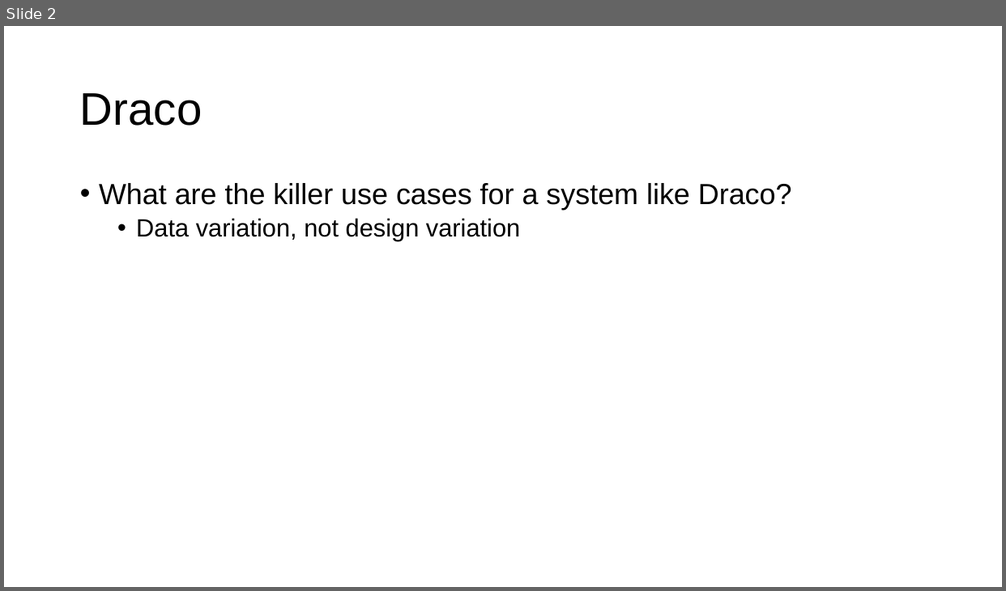
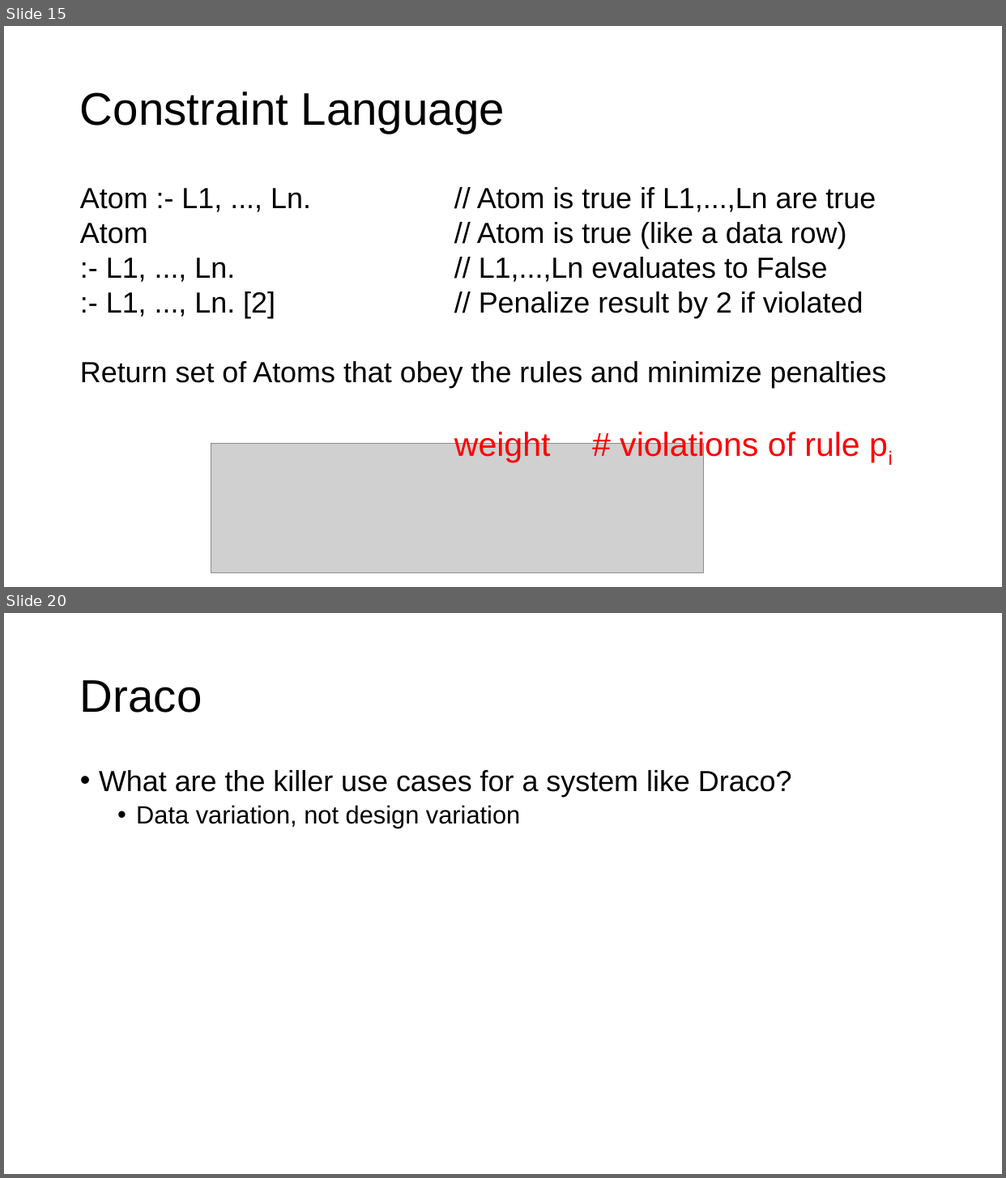
Before and after one commit to columbiaviz/columbiaviz.github.io, a slide deck: 2020s_w6998/lecs/04_rec.pptx. Shown one above the other, each under a label of ours: slide 2 before the commit, slides 15 and 20 after it; the slides between them are not shown. The pictures are 1006x591 and 1006x1178 pixels, drawn with LibreOffice and Linux fonts; fonts in the diff are those of the drawing; grey boxes stand for pictures. Boxes give left, top, right and bottom in pixels: in the first picture for what was removed or moved away, otherwise in the second. Text is boxed around its words. In the diff, an @@ line names an element or a change of style, - is before the commit and + after.

```diff
--- a/2020s_w6998/lecs/04_rec.pptx
+++ b/2020s_w6998/lecs/04_rec.pptx
@@ slide 15 added at bbox=[4, 26, 1002, 587], background #FFFFFF @@
@@ title added at bbox=[80, 92, 505, 133], 44 pt, text #000000 @@
+Constraint Language
@@ text added at bbox=[80, 187, 887, 388], 28 pt, text #000000 @@
+Atom :- L1, ..., Ln. // Atom is true if L1,...,Ln are true
+Atom // Atom is true (like a data row)
+:- L1, ..., Ln. // L1,...,Ln evaluates to False
+:- L1, ..., Ln. [2] // Penalize result by 2 if violated
+Return set of Atoms that obey the rules and minimize penalties
@@ text added at bbox=[454, 430, 551, 463], 32 pt, text #FF0000 @@
+weight
@@ text added at bbox=[620, 430, 859, 463], 32 pt, text #FF0000 @@
+# violations of rule pi
@@ picture added at bbox=[211, 444, 704, 574] @@
@@ what was slide 2 is now slide 20 @@
```
Also in this commit, not shown: 2 slides changed, 18 other slides added.
